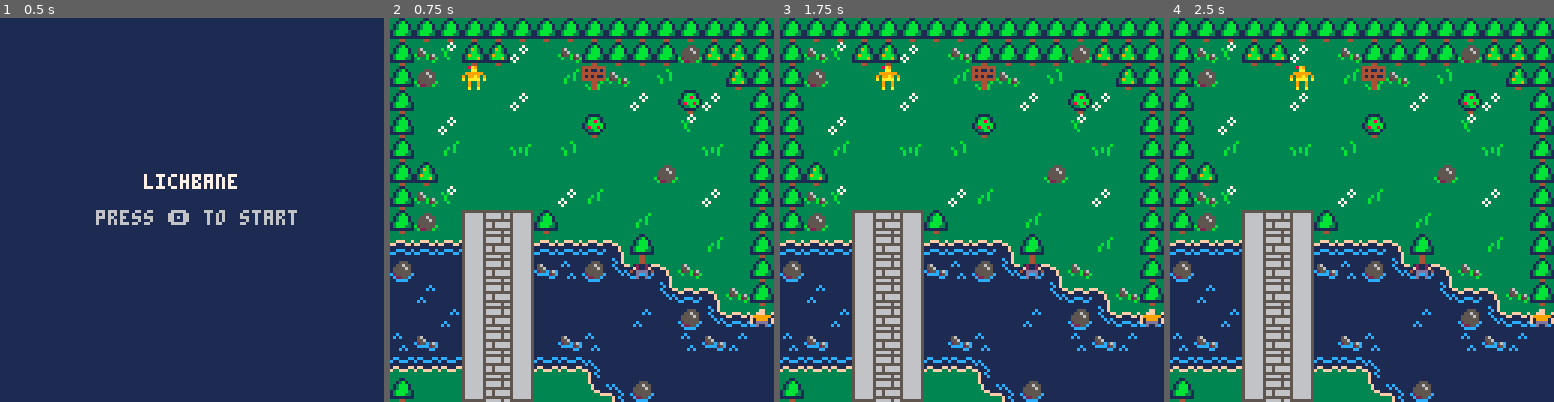
Above: before the commit, frames 1-4 (left to right).
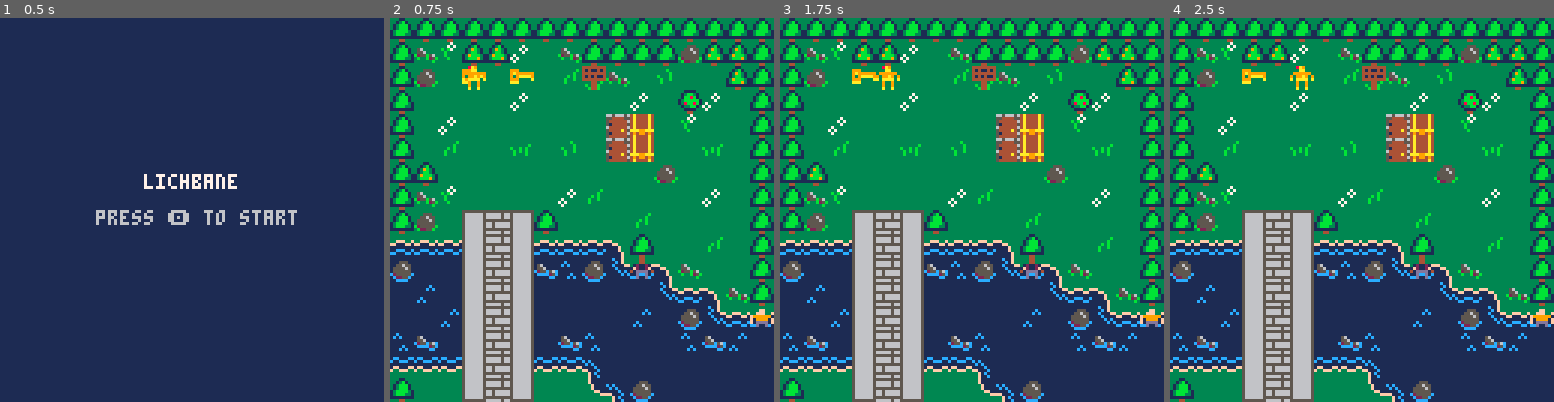
Above: after the commit, the same moments.

Repository: justinKocian/lichbane
Game: PICO-8 cartridge lichbane.p8
Same seed, same stepped clock (60 frames per second), same inputs: the game is played once before the commit and once after it.
Inputs:
- Up to frame 1 (0.5 s): tap X (X key) at 0.33 s
- Up to frame 2 (0.75 s): tap O (Z key) at 0.7 s
- Up to frame 3 (1.75 s): tap X (X key) at 1.07 s; hold Right from 1.6 s (still down); tap O (Z key) at 1.7 s
- Up to frame 4 (2.5 s): tap X (X key) at 1.85 s; release Right at 2.1 s; tap O (Z key) at 2.1 s; hold Up 2.15-2.42 s; hold Right from 2.47 s (still down)

Frame 1 is identical in both runs. In frame 2, 2.0% of the frame differs, in the area x 18-69%, y 13-38%; in frame 3, 1.9%; in frame 4, 1.9%.

Commit message:
Update lichbane.p8

Diff:
--- a/lichbane.p8
+++ b/lichbane.p8
@@ -157,8 +157,7 @@
 end
 
 function Player:try_interact()
-    local facing_x = self.x
-    local facing_y = self.y
+    local facing_x, facing_y = self.x, self.y
 
     if btn(0) then facing_x -= 1
     elseif btn(1) then facing_x += 1
@@ -166,8 +165,11 @@
     elseif btn(3) then facing_y += 1
     end
 
-    interact(facing_x, facing_y)
-end
+    if not interact_with_tile(facing_x, facing_y) then
+        interact_with_entity(facing_x, facing_y)
+    end
+end
+
 
 function Player:check_hazard_damage()
     if tile_type_at(self.x, self.y) == "hazard" then
@@ -366,13 +368,25 @@
     }
 end
 
-function interact(x, y)
+function interact_with_tile(x, y)
     local t = tile_type_at(x, y)
-    if tile_handlers[t] then
-        tile_handlers[t](x, y)
-    else
-        check_npc_interact(x, y)
-    end
+    local handler = tile_handlers[t]
+    if handler then
+        handler(x, y)
+        return true
+    end
+    return false
+end
+
+function interact_with_entity(x, y)
+    for npc in all(npcs) do
+        if npc.x == x and npc.y == y then
+            change_state(game_states.dialogue)
+            dtb_disp("hello, traveler! stay a while and listen.")
+            return true
+        end
+    end
+    return false
 end
 
 function get_key(x, y)
@@ -382,40 +396,35 @@
     play_sound(1)
 end
 
-function open_locked_door(x, y)
-    if player.keys > 0 then
+function open_something(x, y, needs_key, reward)
+    reward = reward or 0
+    if needs_key and player.keys == 0 then
+        play_sound(1)
+        return
+    end
+    if needs_key then
         player.keys -= 1
-        swap_tile(x, y)
-        clear_tile_type(x, y)
-        play_sound(2)
-    else
-        play_sound(1)
-    end
-end
-
-function open_unlocked_door(x, y)
+    end
+    player.gold += reward
     swap_tile(x, y)
     clear_tile_type(x, y)
     play_sound(2)
 end
 
+function open_locked_door(x, y)
+    open_something(x, y, true)
+end
+
+function open_unlocked_door(x, y)
+    open_something(x, y, false)
+end
+
 function open_locked_chest(x, y)
-    if player.keys > 0 then
-        player.keys -= 1
-        swap_tile(x, y)
-        clear_tile_type(x, y)
-        player.gold += 100 -- or whatever reward
-        play_sound(1)
-    else
-        play_sound(1)
-    end
+    open_something(x, y, true, 100)
 end
 
 function open_unlocked_chest(x, y)
-    swap_tile(x, y)
-    clear_tile_type(x, y)
-    player.gold += 100 -- or whatever reward
-    play_sound(1)
+    open_something(x, y, false, 100)
 end
 
 function read_sign(x, y)
@@ -738,10 +747,10 @@
 __map__
 b6b6b6b6b6b6b6b6b6b6b6b6b6b6b6b6b6b6b6b6b6b6b6b6b6b6b6b6b6b6b6b6000000000000000000000000000000000000000000000000000000000000000000000000000000000000000000000000000000000000000000000000000000000000000000000000000000000000000000000000000000000000000000000000
 b6b393b5b58391b3b6b6b6b6b2b5b5b6b6484949494949494949494949494ab6000000000000000000000000000000000000000000000000000000000000000000000000000000000000000000000000000000000000000000000000000000000000000000000000000000000000000000000000000000000000000000000000
-b6b29191919191b06eb391b19191b5b6b6584b4b4b4b4b4e4b4f4b4e4b4b5ab6000000000000000000000000000000000000000000000000000000000000000000000000000000000000000000000000000000000000000000000000000000000000000000000000000000000000000000000000000000000000000000000000
+b6b2916c916c91b06eb391b19191b5b6b6584b4b4b4b4b4e4b4f4b4e4b4b5ab6000000000000000000000000000000000000000000000000000000000000000000000000000000000000000000000000000000000000000000000000000000000000000000000000000000000000000000000000000000000000000000000000
 b69191919183919191918391b48391b6b6584b4b4b4b4b4f4b4e4b4f4b7f5ab6000000000000000000000000000000000000000000000000000000000000000000000000000000000000000000000000000000000000000000000000000000000000000000000000000000000000000000000000000000000000000000000000
-b691839191919191b4919191939191b6b6584b4b4b4b4b4e4b4f4b4e4b4b5ab6000000000000000000000000000000000000000000000000000000000000000000000000000000000000000000000000000000000000000000000000000000000000000000000000000000000000000000000000000000000000000000000000
-b691b09191a391b19191919191a391b6b6684a4b4b4b48496969696969696ab6000000000000000000000000000000000000000000000000000000000000000000000000000000000000000000000000000000000000000000000000000000000000000000000000000000000000000000000000000000000000000000000000
+b691839191919191914c7c91939191b6b6584b4b4b4b4b4e4b4f4b4e4b4b5ab6000000000000000000000000000000000000000000000000000000000000000000000000000000000000000000000000000000000000000000000000000000000000000000000000000000000000000000000000000000000000000000000000
+b691b09191a391b191787a9191a391b6b6684a4b4b4b48496969696969696ab6000000000000000000000000000000000000000000000000000000000000000000000000000000000000000000000000000000000000000000000000000000000000000000000000000000000000000000000000000000000000000000000000
 b6b5919191919191919191b2919191b6b65968474b576a59596b59596b5959b6000000000000000000000000000000000000000000000000000000000000000000000000000000000000000000000000000000000000000000000000000000000000000000000000000000000000000000000000000000000000000000000000
 b6b3939191919183b0919191918391b6b6b359594c5959b29391b391b09183b6000000000000000000000000000000000000000000000000000000000000000000000000000000000000000000000000000000000000000000000000000000000000000000000000000000000000000000000000000000000000000000000000
 b6b291675b67b6919191b091919191b6b68391839191b191b19191b19191b0b6000000000000000000000000000000000000000000000000000000000000000000000000000000000000000000000000000000000000000000000000000000000000000000000000000000000000000000000000000000000000000000000000
